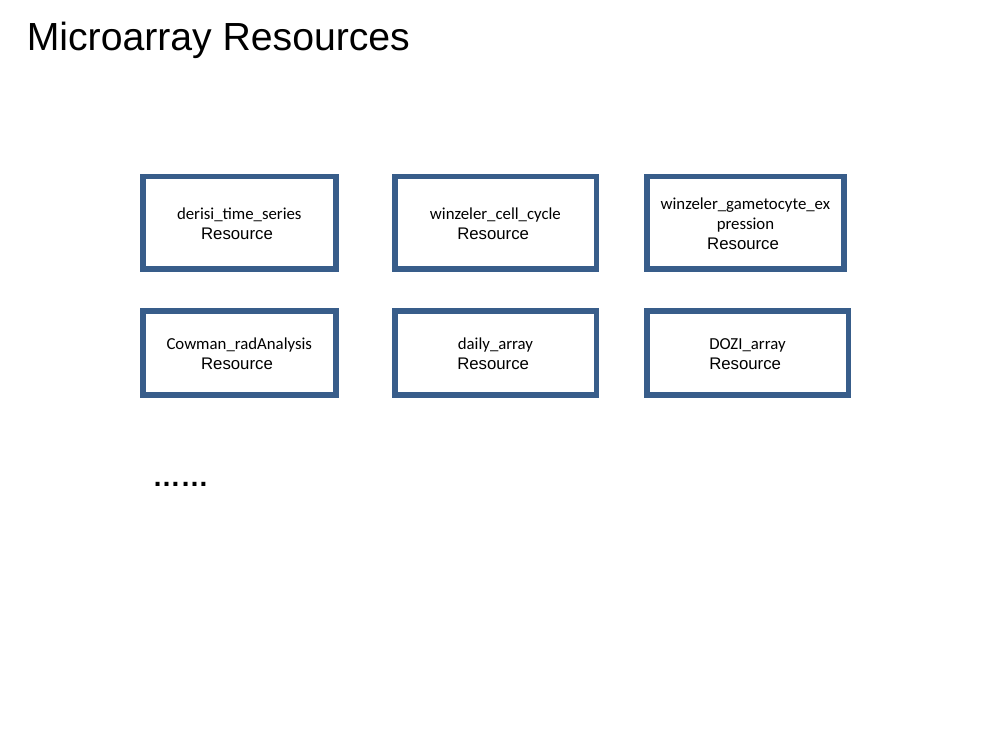
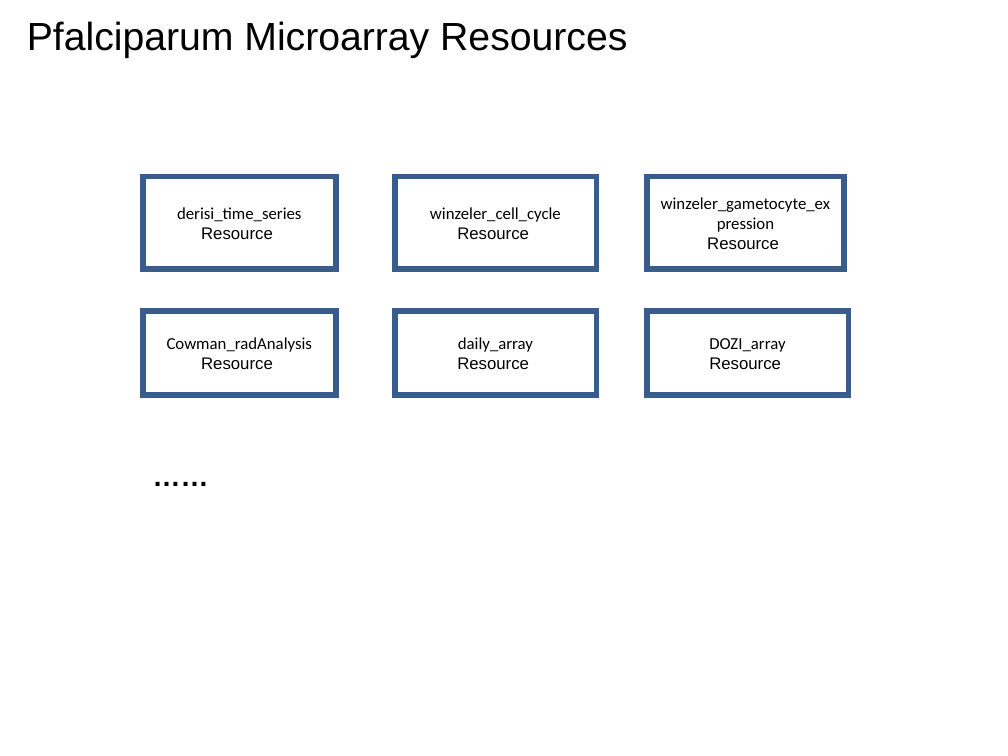
Before and after one commit to VEuPathDB/ApiCommonWorkflow, a slide deck: slide 19 of Main/doc/IntegratedWorkflow.ppt (slide 16 before the commit). Drawn at 1008x756 pixels with LibreOffice and Linux fonts; fonts in the diff are those of the drawing. Boxes give left, top, right and bottom in pixels: in the first picture for what was removed or moved away, otherwise in the second. Text is boxed around its words. In the diff, an @@ line names an element or a change of style, - is before the commit and + after.

```diff
--- a/Main/doc/IntegratedWorkflow.ppt
+++ b/Main/doc/IntegratedWorkflow.ppt
@@ title at (27, 21, 627, 58): text changed @@
-Microarray Resources
+Pfalciparum Microarray Resources
```
Also in this commit, not shown: 3 other slides changed, 3 slides added.
